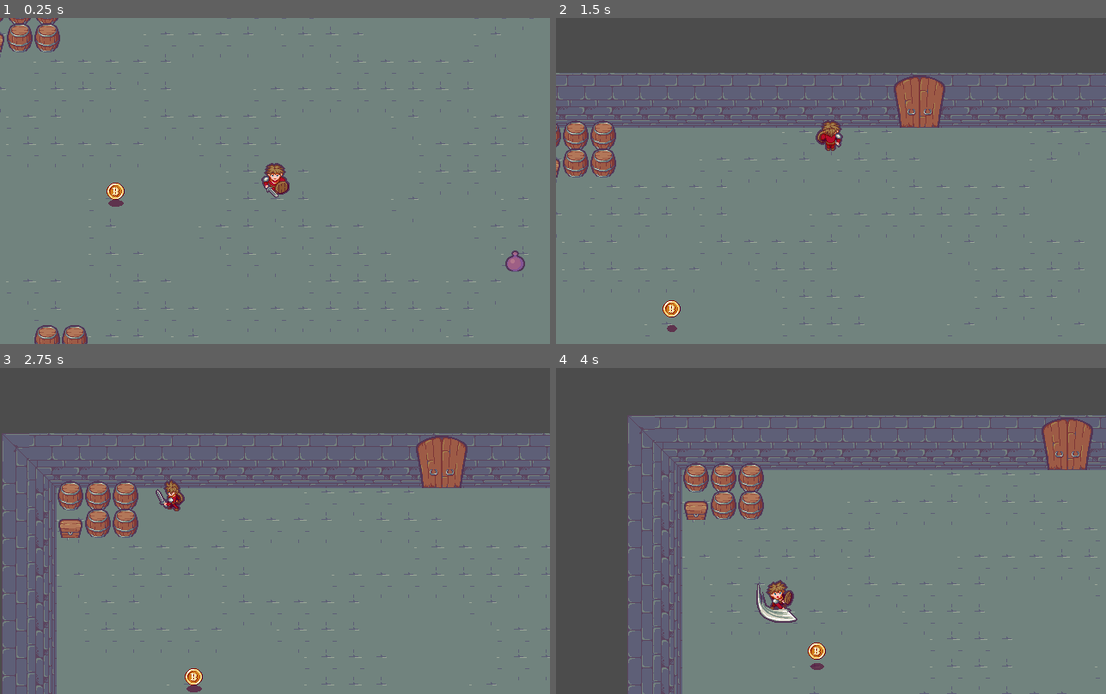
Above: before the commit, frames 1-4 (two rows, left to right).
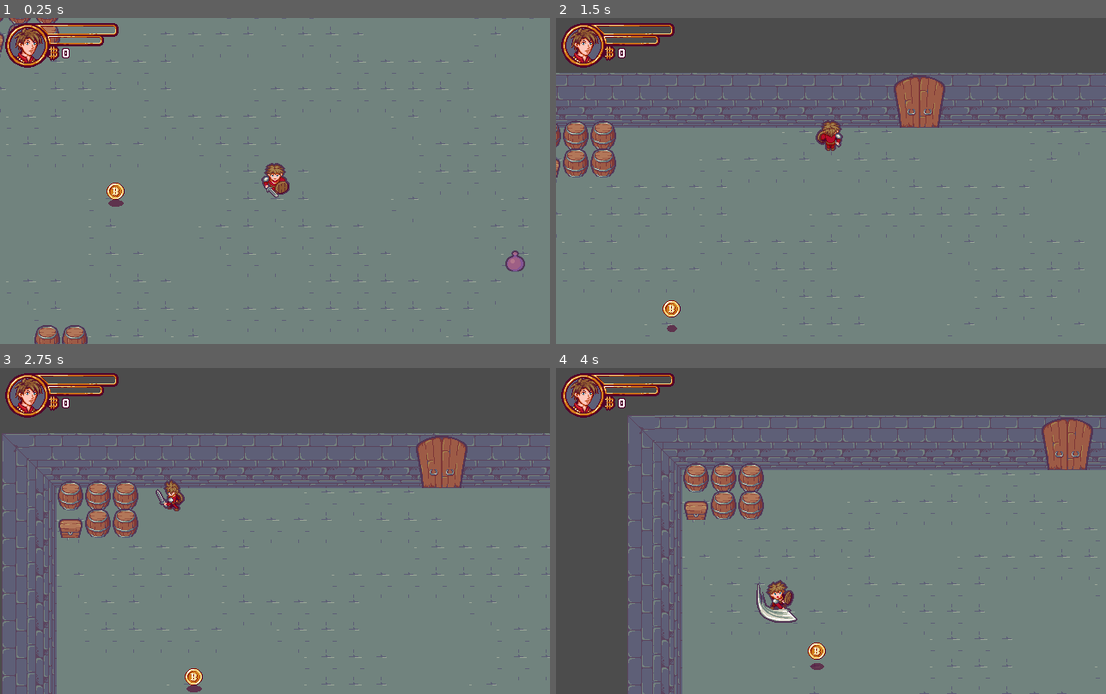
Above: after the commit, the same moments.

Repository: Franofarion/Godot-2D-ZeldIsaac-Tutorial
Game: Godot game, scene res://Scenes/Levels/Level.tscn
The game is run twice, just before and just after one commit, with the same random seed, the same clock (stepped at 60 frames per second) and the same inputs. Sound files missing from this copy of the repository are replaced by a short silence.
Inputs:
- Up to frame 1 (0.25 s): no input
- Up to frame 2 (1.5 s): tap Enter (ui_accept) at 0.5, 0.77 s; hold Up (ui_up) from 0.53 s (still down)
- Up to frame 3 (2.75 s): tap Enter (ui_accept) at 1.52 s; release Up (ui_up) at 2.03 s; hold Left (ui_left) from 2.03 s (still down)
- Up to frame 4 (4 s): tap Enter (ui_accept) at 3.02, 3.77 s; release Left (ui_left) at 3.53 s; hold Down (ui_down) from 3.53 s (still down)

The runs differ from the first frame. In frame 1, 1.4% of the frame differs, in the area x 0-22%, y 1-16%; in frame 2, 1.4%; in frame 3, 1.4%; in frame 4, 1.4%.

Commit message:
HUD + Autoload (singleton)

Diff:
--- /dev/null
+++ b/Autoload/Events.gd
@@ -0,0 +1,6 @@
+extends Node
+
+# warnings-disable
+
+signal coin_collected()
+signal nb_coins_changed()
--- /dev/null
+++ b/Autoload/Game.gd
@@ -0,0 +1,24 @@
+extends Node
+
+var nb_coins : int = 0 setget set_nb_coins, get_nb_coins
+
+#### ACCESSORS ####
+
+func set_nb_coins(value: int) -> void:
+	if value != nb_coins:
+		nb_coins = value
+		EVENTS.emit_signal("nb_coins_changed", nb_coins)
+
+func get_nb_coins() -> int: return nb_coins
+
+
+#### BUILT-IN ####
+
+func _ready():
+	EVENTS.connect("coin_collected", self, "_on_EVENTS_coin_collected")
+
+
+#### SIGNAL RESPONSES ####
+
+func _on_EVENTS_coin_collected() -> void:
+	set_nb_coins(nb_coins + 1)
--- a/Scenes/InteractiveObjects/Coin/Coin.gd
+++ b/Scenes/InteractiveObjects/Coin/Coin.gd
@@ -17,6 +17,8 @@
 var state : int = STATE.IDLE
 var target : Node2D = null
 
+#### BUILT-IN ####
+
 func _ready():
 	animation_player.play("Wave")
 
@@ -31,6 +33,8 @@
 		else:
 			position = position.move_toward(target_pos, spd)
 
+#### LOGIC ####
+
 func collect() -> void:
 	state = STATE.COLLECT
 	coin_sprite.set_visible(false)
@@ -38,8 +42,12 @@
 	particule.set_emitting(true)
 	audio_stream.play()
 
+	EVENTS.emit_signal("coin_collected")
+
 	yield(audio_stream, "finished")
 	queue_free()
+
+#### SIGNAL RESPONSES ####
 
 func _on_Area2D_body_entered(body: Node):
 	if state == STATE.IDLE:
--- a/Scenes/Levels/Level.tscn
+++ b/Scenes/Levels/Level.tscn
@@ -6,6 +6,11 @@
 [ext_resource path="res://Scenes/InteractiveObjects/Chest/Chest.tscn" type="PackedScene" id=4]
 [ext_resource path="res://Scenes/Levels/Level.gd" type="Script" id=5]
 [ext_resource path="res://Scenes/InteractiveObjects/Coin/Coin.tscn" type="PackedScene" id=6]
+[ext_resource path="res://Scenes/UI/HUD/HUD_Mask.png" type="Texture" id=7]
+[ext_resource path="res://Scenes/UI/HUD/Portrait.png" type="Texture" id=8]
+[ext_resource path="res://Scenes/UI/HUD/HUD.png" type="Texture" id=9]
+[ext_resource path="res://Scenes/UI/Font/BabaMediumPixels.ttf" type="DynamicFontData" id=10]
+[ext_resource path="res://Scenes/UI/HUD/HUD.gd" type="Script" id=11]
 
 [sub_resource type="ConvexPolygonShape2D" id=2]
 points = PoolVector2Array( 32, 32, 0, 32, 0, 0, 32, 0 )
@@ -436,6 +441,11 @@
 5/shapes = [  ]
 5/z_index = 0
 
+[sub_resource type="DynamicFont" id=38]
+outline_size = 1
+outline_color = Color( 0.321569, 0, 0.176471, 1 )
+font_data = ExtResource( 10 )
+
 [node name="Level" type="YSort"]
 script = ExtResource( 5 )
 __meta__ = {
@@ -480,3 +490,55 @@
 
 [node name="Coin" parent="." instance=ExtResource( 6 )]
 position = Vector2( 224, 280 )
+
+[node name="UI_Container" type="CanvasLayer" parent="."]
+
+[node name="UI" type="Control" parent="UI_Container"]
+anchor_right = 1.0
+anchor_bottom = 1.0
+__meta__ = {
+"_edit_lock_": true,
+"_edit_use_anchors_": false
+}
+
+[node name="HUD" type="TextureRect" parent="UI_Container/UI"]
+light_mask = 0
+margin_right = 40.0
+margin_bottom = 40.0
+texture = ExtResource( 9 )
+script = ExtResource( 11 )
+__meta__ = {
+"_edit_use_anchors_": false
+}
+
+[node name="Portrait" type="TextureRect" parent="UI_Container/UI/HUD"]
+margin_left = 5.0
+margin_top = 6.0
+margin_right = 53.0
+margin_bottom = 54.0
+texture = ExtResource( 8 )
+__meta__ = {
+"_edit_lock_": true
+}
+
+[node name="Light2D" type="Light2D" parent="UI_Container/UI/HUD"]
+position = Vector2( 75.5, 32.5 )
+texture = ExtResource( 7 )
+mode = 3
+range_layer_min = 1
+range_layer_max = 1
+__meta__ = {
+"_edit_lock_": true
+}
+
+[node name="CoinCounter" type="Label" parent="UI_Container/UI/HUD"]
+light_mask = 0
+margin_left = 73.0
+margin_top = 33.0
+margin_right = 113.0
+margin_bottom = 49.0
+custom_fonts/font = SubResource( 38 )
+text = "0"
+__meta__ = {
+"_edit_use_anchors_": false
+}
--- /dev/null
+++ b/Scenes/UI/HUD/HUD.gd
@@ -0,0 +1,9 @@
+extends TextureRect
+
+onready var coin_counter_label = $CoinCounter
+
+func _ready() -> void:
+	EVENTS.connect("nb_coins_changed", self, "_on_EVENTS_nb_coins_changed")
+
+func _on_EVENTS_nb_coins_changed(nb_coins) -> void:
+	coin_counter_label.set_text(String(nb_coins))
--- a/project.godot
+++ b/project.godot
@@ -12,6 +12,11 @@
 
 config/name="Godot- 2d- Zeld Isaac- Tutorial"
 run/main_scene="res://Scenes/Levels/Level.tscn"
+
+[autoload]
+
+GAME="*res://Autoload/Game.gd"
+EVENTS="*res://Autoload/Events.gd"
 
 [display]
 
Not shown: 1 places in Scenes/Levels/Level.tscn that only renumber resources
Binary file added: Scenes/UI/Font/BabaMediumPixels.ttf
Renamed: assets/HUD.png -> Scenes/UI/HUD/HUD.png
Not shown, changed: Scenes/UI/HUD/HUD.png.import
Renamed: assets/HUD_Mask.png -> Scenes/UI/HUD/HUD_Mask.png
Not shown, changed: Scenes/UI/HUD/HUD_Mask.png.import
Renamed: assets/Portrait.png -> Scenes/UI/HUD/Portrait.png
Not shown, changed: Scenes/UI/HUD/Portrait.png.import
